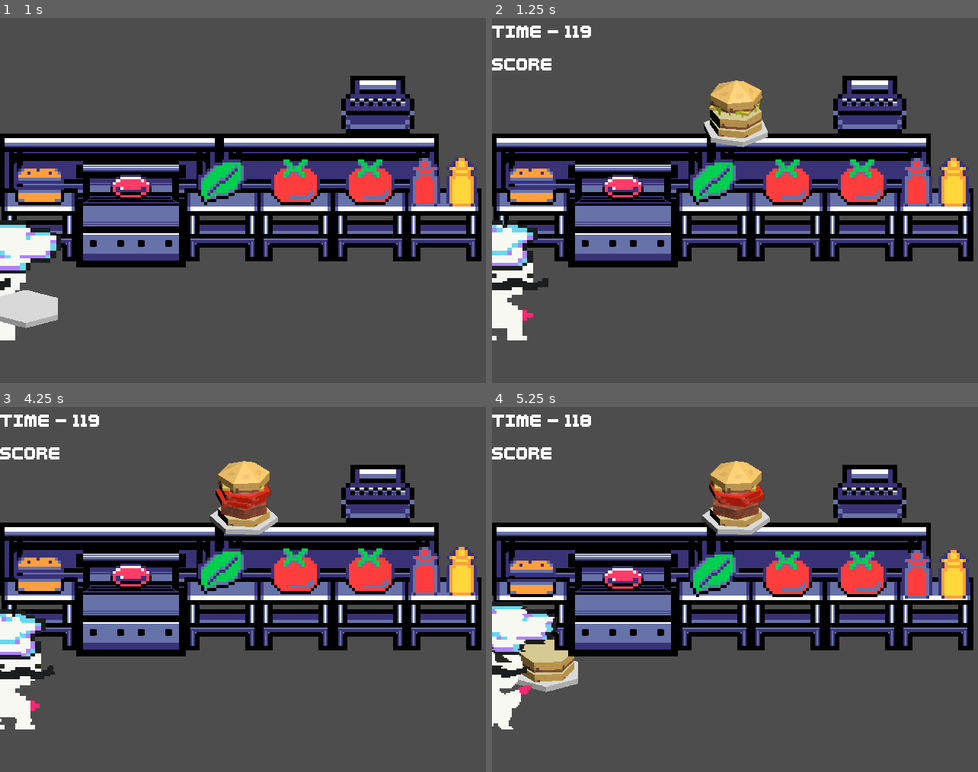
Above: before the commit, frames 1-4 (two rows, left to right).
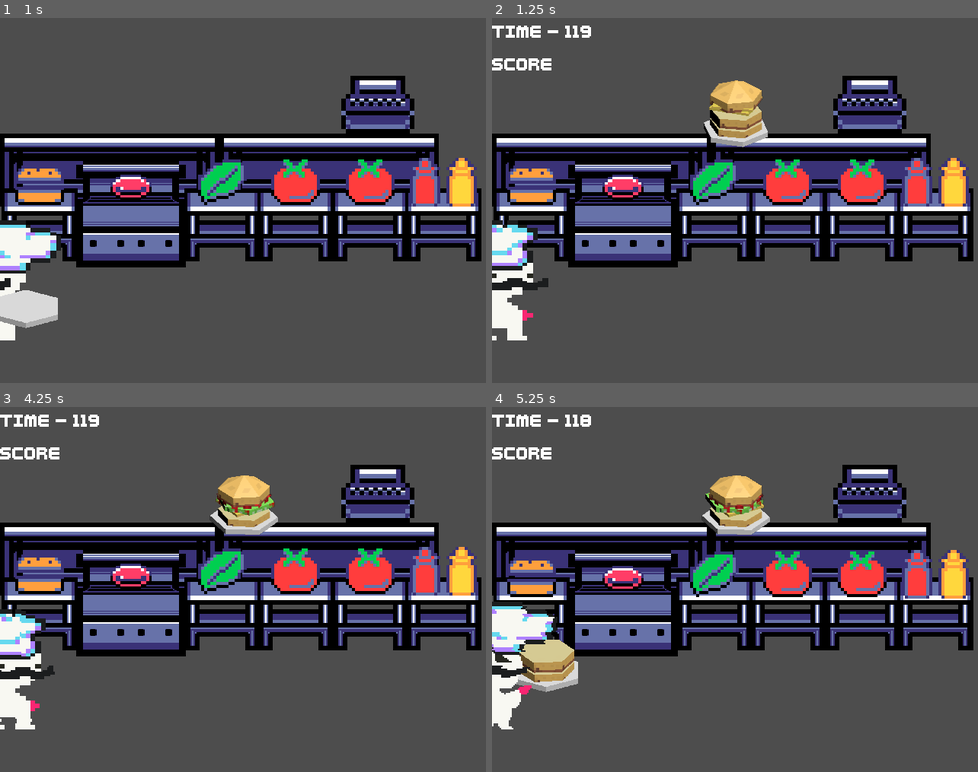
Above: after the commit, the same moments.

Repository: LettucePie/burgert
Game: Godot game, scene res://scenes/play.tscn
The game is run twice, just before and just after one commit, with the same random seed, the same clock (stepped at 60 frames per second) and the same inputs.
Inputs:
- Up to frame 1 (1 s): click "Play" at 0.5 s
- Up to frame 2 (1.25 s): no input
- Up to frame 3 (4.25 s): tap Enter (menu) at 1.25 s; hold Right (right) 1.28-2.03 s; tap Z (confirm) at 1.35, 2.1, 3.05 s; hold Down (down) 2.03-2.78 s; hold Right (right) 2.78-3.5 s; tap C (special1) at 2.85 s; click "Play" at 3.5 s
- Up to frame 4 (5.25 s): hold Up (up) 4.28-5.03 s; tap Z (confirm) at 4.35, 5.1 s; hold Left (left) from 5.03 s (still down)

Frame 1 is identical in both runs. In frame 2, less than 0.1% of the frame differs, in the area x 45-56%, y 22-28%; in frame 3, 1.4%; in frame 4, 1.5%, in the area x 12-57%, y 14-69%.

Commit message:
top bun detection

Diff:
--- a/scenes/game/chef.gd
+++ b/scenes/game/chef.gd
@@ -15,6 +15,7 @@
 var current_station : Workstation = null
 #var running : bool = false
 var direction : String = "L"
+var order_size : int = 0
 
 
 # Called when the node enters the scene tree for the first time.
@@ -63,9 +64,15 @@
 
 func process_actions(delta):
 	if Input.is_action_just_pressed("confirm"):
-		if current_station != null:
-			print("Grabbing Ingredient: ", current_station.ingredient)
-			current_burger.add_ingredient(current_station.ingredient)
+		if current_station != null \
+		and current_burger.ingredients.size() < order_size:
+			if current_station.ingredient == "Bun" \
+			and current_burger.ingredients.size() == order_size - 1:
+				print("Grabbing Top Bun")
+				current_burger.add_ingredient("Bun Top")
+			else:
+				print("Grabbing Ingredient: ", current_station.ingredient)
+				current_burger.add_ingredient(current_station.ingredient)
 
 
 func _physics_process(delta):
--- a/scenes/game/chef.tscn
+++ b/scenes/game/chef.tscn
@@ -81,19 +81,21 @@
 transitions = ["Swing_L", "Run_L", SubResource("AnimationNodeStateMachineTransition_r8pf8"), "Swing_R", "Run_R", SubRes …(1064 unchanged characters)…
 graph_offset = Vector2(-71, -49)
 
-[sub_resource type="Animation" id="Animation_f3gpu"]
-resource_name = "start"
-tracks/0/type = "value"
-tracks/0/imported = false
-tracks/0/enabled = true
-tracks/0/path = NodePath("burger_sprite:position")
-tracks/0/interp = 1
-tracks/0/loop_wrap = true
-tracks/0/keys = {
-"times": PackedFloat32Array(0),
-"transitions": PackedFloat32Array(1),
-"update": 0,
-"values": [Vector2(34, -7)]
+[sub_resource type="Animation" id="Animation_ovhst"]
+resource_name = "Idle_L"
+length = 0.6
+loop_mode = 1
+tracks/0/type = "value"
+tracks/0/imported = false
+tracks/0/enabled = true
+tracks/0/path = NodePath("burger_sprite:position")
+tracks/0/interp = 1
+tracks/0/loop_wrap = true
+tracks/0/keys = {
+"times": PackedFloat32Array(0, 0.1, 0.2, 0.3, 0.4, 0.5, 0.6),
+"transitions": PackedFloat32Array(1, 1, 1, 1, 1, 1, 1),
+"update": 1,
+"values": [Vector2(62, -37), Vector2(66, -36), Vector2(67, -34), Vector2(63, -36), Vector2(61, -38), Vector2(59, -37), Vector2(61, -37)]
 }
 tracks/1/type = "value"
 tracks/1/imported = false
@@ -117,58 +119,7 @@
 "times": PackedFloat32Array(0),
 "transitions": PackedFloat32Array(1),
 "update": 1,
-"values": [&"Idle_L"]
-}
-tracks/3/type = "value"
-tracks/3/imported = false
-tracks/3/enabled = true
-tracks/3/path = NodePath("AnimatedSprite2D:scale")
-tracks/3/interp = 1
-tracks/3/loop_wrap = true
-tracks/3/keys = {
-"times": PackedFloat32Array(0),
-"transitions": PackedFloat32Array(1),
-"update": 0,
-"values": [Vector2(2, 2)]
-}
-
-[sub_resource type="Animation" id="Animation_p6gpc"]
-length = 0.001
-tracks/0/type = "value"
-tracks/0/imported = false
-tracks/0/enabled = true
-tracks/0/path = NodePath("burger_sprite:position")
-tracks/0/interp = 1
-tracks/0/loop_wrap = true
-tracks/0/keys = {
-"times": PackedFloat32Array(0),
-"transitions": PackedFloat32Array(1),
-"update": 0,
-"values": [Vector2(34, -7)]
-}
-tracks/1/type = "value"
-tracks/1/imported = false
-tracks/1/enabled = true
-tracks/1/path = NodePath("burger_sprite:z_index")
-tracks/1/interp = 1
-tracks/1/loop_wrap = true
-tracks/1/keys = {
-"times": PackedFloat32Array(0),
-"transitions": PackedFloat32Array(1),
-"update": 1,
-"values": [0]
-}
-tracks/2/type = "value"
-tracks/2/imported = false
-tracks/2/enabled = true
-tracks/2/path = NodePath("AnimatedSprite2D:animation")
-tracks/2/interp = 1
-tracks/2/loop_wrap = true
-tracks/2/keys = {
-"times": PackedFloat32Array(0),
-"transitions": PackedFloat32Array(1),
-"update": 1,
-"values": [&"Idle_L"]
+"values": [&"Idle_Plate_L"]
 }
 tracks/3/type = "value"
 tracks/3/imported = false
@@ -189,14 +140,14 @@
 tracks/4/interp = 1
 tracks/4/loop_wrap = true
 tracks/4/keys = {
-"times": PackedFloat32Array(0),
-"transitions": PackedFloat32Array(1),
-"update": 1,
-"values": [0]
-}
-
-[sub_resource type="Animation" id="Animation_5u833"]
-resource_name = "Run_R"
+"times": PackedFloat32Array(0, 0.1, 0.2, 0.3, 0.4, 0.5, 0.6),
+"transitions": PackedFloat32Array(1, 1, 1, 1, 1, 1, 1),
+"update": 1,
+"values": [0, 1, 2, 3, 4, 5, 0]
+}
+
+[sub_resource type="Animation" id="Animation_oocgj"]
+resource_name = "Idle_R"
 length = 0.6
 loop_mode = 1
 tracks/0/type = "value"
@@ -209,31 +160,31 @@
 "times": PackedFloat32Array(0, 0.1, 0.2, 0.3, 0.4, 0.5, 0.6),
 "transitions": PackedFloat32Array(1, 1, 1, 1, 1, 1, 1),
 "update": 1,
-"values": [Vector2(69, -39), Vector2(76, -38), Vector2(76, -37), Vector2(74, -35), Vector2(75, -40), Vector2(74, -41), Vector2(76, -39)]
-}
-tracks/1/type = "value"
-tracks/1/imported = false
-tracks/1/enabled = true
-tracks/1/path = NodePath("burger_sprite:z_index")
-tracks/1/interp = 1
-tracks/1/loop_wrap = true
-tracks/1/keys = {
-"times": PackedFloat32Array(0),
-"transitions": PackedFloat32Array(1),
-"update": 1,
-"values": [-1]
-}
-tracks/2/type = "value"
-tracks/2/imported = false
-tracks/2/enabled = true
-tracks/2/path = NodePath("AnimatedSprite2D:animation")
-tracks/2/interp = 1
-tracks/2/loop_wrap = true
-tracks/2/keys = {
-"times": PackedFloat32Array(0),
-"transitions": PackedFloat32Array(1),
-"update": 1,
-"values": [&"Run_Plate_R"]
+"values": [Vector2(-62, -36), Vector2(-63, -36), Vector2(-67, -34), Vector2(-65, -36), Vector2(-64, -39), Vector2(-63, -37), Vector2(-61, -36)]
+}
+tracks/1/type = "value"
+tracks/1/imported = false
+tracks/1/enabled = true
+tracks/1/path = NodePath("burger_sprite:z_index")
+tracks/1/interp = 1
+tracks/1/loop_wrap = true
+tracks/1/keys = {
+"times": PackedFloat32Array(0),
+"transitions": PackedFloat32Array(1),
+"update": 1,
+"values": [0]
+}
+tracks/2/type = "value"
+tracks/2/imported = false
+tracks/2/enabled = true
+tracks/2/path = NodePath("AnimatedSprite2D:animation")
+tracks/2/interp = 1
+tracks/2/loop_wrap = true
+tracks/2/keys = {
+"times": PackedFloat32Array(0),
+"transitions": PackedFloat32Array(1),
+"update": 1,
+"values": [&"Idle_Plate_R"]
 }
 tracks/3/type = "value"
 tracks/3/imported = false
@@ -260,21 +211,19 @@
 "values": [0, 1, 2, 3, 4, 5, 0]
 }
 
-[sub_resource type="Animation" id="Animation_4oiag"]
-resource_name = "Run_L"
-length = 0.6
-loop_mode = 1
-tracks/0/type = "value"
-tracks/0/imported = false
-tracks/0/enabled = true
-tracks/0/path = NodePath("burger_sprite:position")
-tracks/0/interp = 1
-tracks/0/loop_wrap = true
-tracks/0/keys = {
-"times": PackedFloat32Array(0, 0.1, 0.2, 0.3, 0.4, 0.5, 0.6),
-"transitions": PackedFloat32Array(1, 1, 1, 1, 1, 1, 1),
-"update": 1,
-"values": [Vector2(-67, -38), Vector2(-65, -39), Vector2(-67, -39), Vector2(-72, -36), Vector2(-67, -37), Vector2(-64, -40), Vector2(-65, -39)]
+[sub_resource type="Animation" id="Animation_p6gpc"]
+length = 0.001
+tracks/0/type = "value"
+tracks/0/imported = false
+tracks/0/enabled = true
+tracks/0/path = NodePath("burger_sprite:position")
+tracks/0/interp = 1
+tracks/0/loop_wrap = true
+tracks/0/keys = {
+"times": PackedFloat32Array(0),
+"transitions": PackedFloat32Array(1),
+"update": 0,
+"values": [Vector2(34, -7)]
 }
 tracks/1/type = "value"
 tracks/1/imported = false
@@ -298,7 +247,7 @@
 "times": PackedFloat32Array(0),
 "transitions": PackedFloat32Array(1),
 "update": 1,
-"values": [&"Run_Plate_L"]
+"values": [&"Idle_L"]
 }
 tracks/3/type = "value"
 tracks/3/imported = false
@@ -319,14 +268,14 @@
 tracks/4/interp = 1
 tracks/4/loop_wrap = true
 tracks/4/keys = {
-"times": PackedFloat32Array(0, 0.1, 0.2, 0.3, 0.4, 0.5, 0.6),
-"transitions": PackedFloat32Array(1, 1, 1, 1, 1, 1, 1),
-"update": 1,
-"values": [0, 1, 2, 3, 4, 5, 0]
-}
-
-[sub_resource type="Animation" id="Animation_oocgj"]
-resource_name = "Idle_R"
+"times": PackedFloat32Array(0),
+"transitions": PackedFloat32Array(1),
+"update": 1,
+"values": [0]
+}
+
+[sub_resource type="Animation" id="Animation_4oiag"]
+resource_name = "Run_L"
 length = 0.6
 loop_mode = 1
 tracks/0/type = "value"
@@ -339,7 +288,7 @@
 "times": PackedFloat32Array(0, 0.1, 0.2, 0.3, 0.4, 0.5, 0.6),
 "transitions": PackedFloat32Array(1, 1, 1, 1, 1, 1, 1),
 "update": 1,
-"values": [Vector2(-62, -36), Vector2(-63, -36), Vector2(-67, -34), Vector2(-65, -36), Vector2(-64, -39), Vector2(-63, -37), Vector2(-61, -36)]
+"values": [Vector2(-67, -38), Vector2(-65, -39), Vector2(-67, -39), Vector2(-72, -36), Vector2(-67, -37), Vector2(-64, -40), Vector2(-65, -39)]
 }
 tracks/1/type = "value"
 tracks/1/imported = false
@@ -363,7 +312,7 @@
 "times": PackedFloat32Array(0),
 "transitions": PackedFloat32Array(1),
 "update": 1,
-"values": [&"Idle_Plate_R"]
+"values": [&"Run_Plate_L"]
 }
 tracks/3/type = "value"
 tracks/3/imported = false
@@ -390,8 +339,8 @@
 "values": [0, 1, 2, 3, 4, 5, 0]
 }
 
-[sub_resource type="Animation" id="Animation_ovhst"]
-resource_name = "Idle_L"
+[sub_resource type="Animation" id="Animation_5u833"]
+resource_name = "Run_R"
 length = 0.6
 loop_mode = 1
 tracks/0/type = "value"
@@ -404,31 +353,31 @@
 "times": PackedFloat32Array(0, 0.1, 0.2, 0.3, 0.4, 0.5, 0.6),
 "transitions": PackedFloat32Array(1, 1, 1, 1, 1, 1, 1),
 "update": 1,
-"values": [Vector2(62, -37), Vector2(66, -36), Vector2(67, -34), Vector2(63, -36), Vector2(61, -38), Vector2(59, -37), Vector2(61, -37)]
-}
-tracks/1/type = "value"
-tracks/1/imported = false
-tracks/1/enabled = true
-tracks/1/path = NodePath("burger_sprite:z_index")
-tracks/1/interp = 1
-tracks/1/loop_wrap = true
-tracks/1/keys = {
-"times": PackedFloat32Array(0),
-"transitions": PackedFloat32Array(1),
-"update": 1,
-"values": [0]
-}
-tracks/2/type = "value"
-tracks/2/imported = false
-tracks/2/enabled = true
-tracks/2/path = NodePath("AnimatedSprite2D:animation")
-tracks/2/interp = 1
-tracks/2/loop_wrap = true
-tracks/2/keys = {
-"times": PackedFloat32Array(0),
-"transitions": PackedFloat32Array(1),
-"update": 1,
-"values": [&"Idle_Plate_L"]
+"values": [Vector2(69, -39), Vector2(76, -38), Vector2(76, -37), Vector2(74, -35), Vector2(75, -40), Vector2(74, -41), Vector2(76, -39)]
+}
+tracks/1/type = "value"
+tracks/1/imported = false
+tracks/1/enabled = true
+tracks/1/path = NodePath("burger_sprite:z_index")
+tracks/1/interp = 1
+tracks/1/loop_wrap = true
+tracks/1/keys = {
+"times": PackedFloat32Array(0),
+"transitions": PackedFloat32Array(1),
+"update": 1,
+"values": [-1]
+}
+tracks/2/type = "value"
+tracks/2/imported = false
+tracks/2/enabled = true
+tracks/2/path = NodePath("AnimatedSprite2D:animation")
+tracks/2/interp = 1
+tracks/2/loop_wrap = true
+tracks/2/keys = {
+"times": PackedFloat32Array(0),
+"transitions": PackedFloat32Array(1),
+"update": 1,
+"values": [&"Run_Plate_R"]
 }
 tracks/3/type = "value"
 tracks/3/imported = false
@@ -581,6 +530,57 @@
 "transitions": PackedFloat32Array(1, 1, 1, 1, 1, 1, 1),
 "update": 1,
 "values": [0, 1, 2, 3, 4, 5, 0]
+}
+
+[sub_resource type="Animation" id="Animation_f3gpu"]
+resource_name = "start"
+tracks/0/type = "value"
+tracks/0/imported = false
+tracks/0/enabled = true
+tracks/0/path = NodePath("burger_sprite:position")
+tracks/0/interp = 1
+tracks/0/loop_wrap = true
+tracks/0/keys = {
+"times": PackedFloat32Array(0),
+"transitions": PackedFloat32Array(1),
+"update": 0,
+"values": [Vector2(34, -7)]
+}
+tracks/1/type = "value"
+tracks/1/imported = false
+tracks/1/enabled = true
+tracks/1/path = NodePath("burger_sprite:z_index")
+tracks/1/interp = 1
+tracks/1/loop_wrap = true
+tracks/1/keys = {
+"times": PackedFloat32Array(0),
+"transitions": PackedFloat32Array(1),
+"update": 1,
+"values": [0]
+}
+tracks/2/type = "value"
+tracks/2/imported = false
+tracks/2/enabled = true
+tracks/2/path = NodePath("AnimatedSprite2D:animation")
+tracks/2/interp = 1
+tracks/2/loop_wrap = true
+tracks/2/keys = {
+"times": PackedFloat32Array(0),
+"transitions": PackedFloat32Array(1),
+"update": 1,
+"values": [&"Idle_L"]
+}
+tracks/3/type = "value"
+tracks/3/imported = false
+tracks/3/enabled = true
+tracks/3/path = NodePath("AnimatedSprite2D:scale")
+tracks/3/interp = 1
+tracks/3/loop_wrap = true
+tracks/3/keys = {
+"times": PackedFloat32Array(0),
+"transitions": PackedFloat32Array(1),
+"update": 0,
+"values": [Vector2(2, 2)]
 }
 
 [sub_resource type="AnimationLibrary" id="AnimationLibrary_jp2nr"]
@@ -599,7 +599,7 @@
 radius = 46.5296
 
 [sub_resource type="ViewportTexture" id="ViewportTexture_wuj4m"]
-viewport_path = NodePath("burger_portal")
+viewport_path = NodePath(".")
 
 [node name="chef" type="Node2D"]
 texture_filter = 1
--- a/scenes/game/game.gd
+++ b/scenes/game/game.gd
@@ -19,6 +19,8 @@
 	"Cheese", "Mustard", "Ketchup"
 ]
 
+var current_order : PackedStringArray = []
+
 func _physics_process(delta):
 	if Input.is_action_just_pressed("menu"):
 		print("PAUSE")
@@ -36,9 +38,9 @@
 	game_started = true
 	chef.current_burger.refresh_plate()
 	hud.show()
-	hud.push_burger_build(generate_burger(1))
 	$game_timer.start(120)
 	hud.set_timer($game_timer)
+	make_new_order()
 
 
 func stop_game():
@@ -50,7 +52,16 @@
 	$game_timer.stop()
 
 
-func generate_burger(difficulty : int) -> PackedStringArray:
+func make_new_order():
+	current_order.clear()
+	current_order = generate_order(1)
+	hud.push_burger_build(current_order)
+	chef.order_size = current_order.size()
+	print("TODO replace with throw-away burger anim + function")
+	chef.current_burger.refresh_plate()
+
+
+func generate_order(difficulty : int) -> PackedStringArray:
 	var build : PackedStringArray
 
 	randomize()
--- a/scenes/game/game.tscn
+++ b/scenes/game/game.tscn
@@ -13,6 +13,7 @@
 chef = NodePath("chef")
 
 [node name="kitchen_a" parent="." instance=ExtResource("1_xsld7")]
+z_index = -1
 
 [node name="chef" parent="." instance=ExtResource("2_go7ox")]
 position = Vector2(0, 328)
